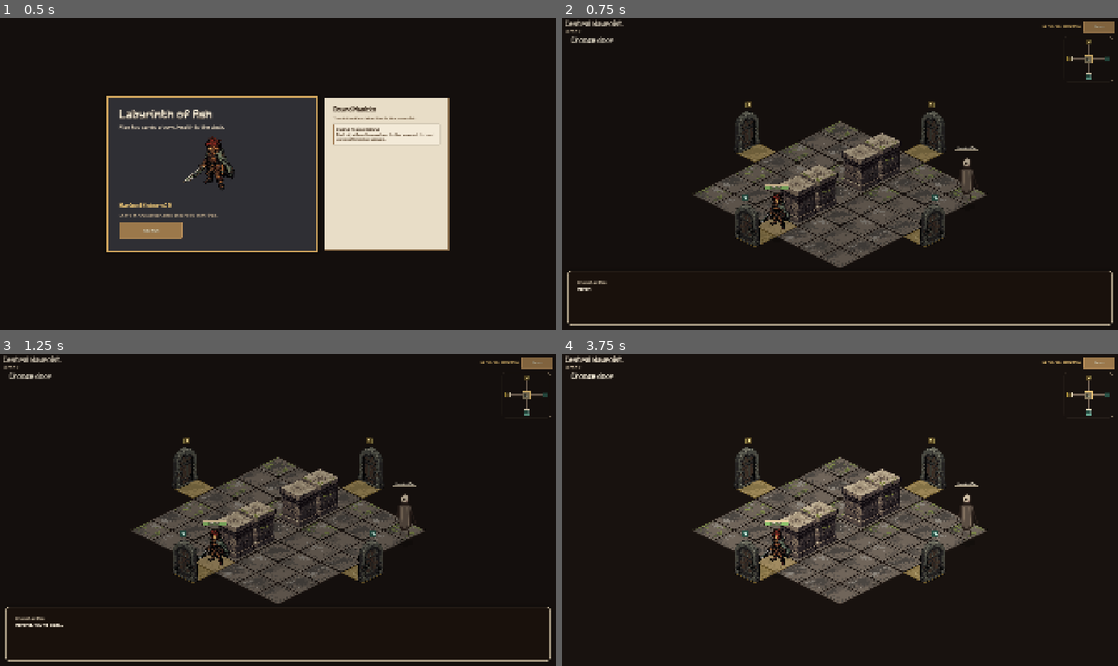
Above: before the commit, frames 1-4 (two rows, left to right).
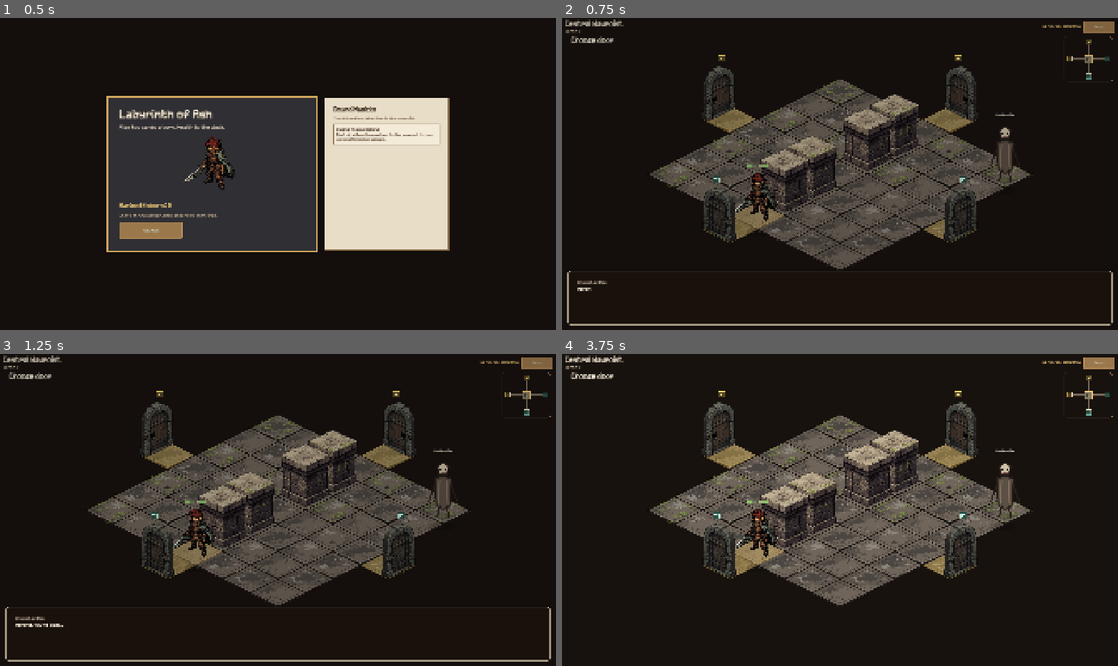
Above: after the commit, the same moments.

Repository: tyborg13/Labyrinth
Game: Godot game, scene res://scenes/main_menu.tscn
Two runs of this game, one before a commit and one after it. Both use one fixed random seed, a clock stepped at 60 frames per second and the inputs below.
Inputs (mouse positions are in pixels of both pictures, inside the frame that each line leads up to):
- Up to frame 1 (0.5 s): no input
- Up to frame 2 (0.75 s): click "New Run" at 0.5 s
- Up to frame 3 (1.25 s): no input
- Up to frame 4 (3.75 s): click "Menu" at 1.25 s; tap Enter (ui_accept) at 2, 2.75, 3.5 s; drag from (840, 516) to (895, 441) at 2.02 s; drag from (1090, 394) to (812, 572) at 2.77 s; move the mouse to (895, 441) at 3.52 s; click (895, 441) at 3.67 s

Frame 1 is identical in both runs. In frame 2, 18% of the frame differs, in the area x 15-85%, y 11-81%; in frame 3, 18%; in frame 4, 19%.

Commit message:
Zooming the board in to better utilize screen space

Diff:
--- a/scripts/combat_board_view.gd
+++ b/scripts/combat_board_view.gd
@@ -41,7 +41,7 @@
 const HUD_STACK_GAP: float = 0.0
 const ENEMY_HUD_VIEWPORT_MARGIN: float = 6.0
 const ENEMY_HUD_OFFSET_X_STEPS := [0.0, -24.0, 24.0, -48.0, 48.0, -72.0, 72.0]
-const ENEMY_HUD_OFFSET_Y_STEPS := [0.0, -18.0, -36.0, -54.0, -72.0]
+const ENEMY_HUD_OFFSET_Y_STEPS := [0.0, -18.0, 18.0, -36.0, 36.0, -54.0, 54.0, -72.0, 72.0]
 const FOREGROUND_OBSTRUCTION_TINT: Color = Color(1.0, 1.0, 1.0, 0.54)
 const IDLE_FRAME_SECONDS: float = 0.10
 const IDLE_SHEET_COLUMNS: int = 4
@@ -49,6 +49,12 @@
 const IDLE_SHEET_ORDER_ROW_MAJOR: String = "row_major"
 const IDLE_SHEET_ORDER_COLUMN_MAJOR: String = "column_major"
 const OUTER_WALL_RENDERING_ENABLED: bool = false
+const BOARD_SIDE_MARGIN: float = 36.0
+const BOARD_VERTICAL_MARGIN: float = 8.0
+const BOARD_TOP_CLEARANCE_SCALE: float = 0.74
+const BOARD_BOTTOM_CLEARANCE_SCALE: float = 0.30
+const BOARD_VERTICAL_BIAS: float = 0.22
+const BOARD_MAX_TILE_WIDTH: float = 190.0
 const DOOR_FRAME_WIDTH_SCALE: float = 1.4
 const DOOR_FRAME_HEIGHT_SCALE: float = 1.7
 const DOOR_BASELINE_OFFSET_SCALE: float = 0.425
@@ -115,6 +121,12 @@
 var _idle_animating: bool = false
 var _idle_elapsed: float = 0.0
 var _idle_tick: int = 0
+var _board_layout_cache_valid: bool = false
+var _board_layout_cache_size: Vector2 = Vector2(-1.0, -1.0)
+var _board_layout_cache_tiles: Array[Vector2i] = []
+var _board_layout_cache_extents: Dictionary = {}
+var _board_layout_cache_tile_width: float = 90.0
+var _board_layout_cache_origin: Vector2 = Vector2.ZERO
 
 func _ready() -> void:
 	mouse_filter = Control.MOUSE_FILTER_STOP
@@ -159,6 +171,7 @@
 	exit_tiles = next_exit_tiles.duplicate(true)
 	exit_icon_ids = next_exit_icon_ids.duplicate(true)
 	presentation = next_presentation.duplicate(true)
+	_invalidate_board_layout_cache()
 	_floor_variant_by_tile = _build_floor_variant_lookup(combat_state.get("grid", []))
 	_moss_tiles_by_surface = _build_moss_tile_lookup(combat_state.get("moss", {}))
 	_update_cursor_shape()
@@ -199,7 +212,7 @@
 		_draw_empty_state()
 		return
 	var grid: Array = combat_state.get("grid", [])
-	var tiles: Array[Vector2i] = _tiles_in_draw_order(grid)
+	var tiles: Array[Vector2i] = _rendered_tiles_in_draw_order()
 	for tile: Vector2i in tiles:
 		_draw_floor_tile(grid, tile)
 	for tile: Vector2i in tiles:
@@ -1132,6 +1145,12 @@
 	var tall_step: float = -ceilf(hud_bounds.size.y + 12.0)
 	if absf(tall_step) > 72.0 and not candidate_y_steps.has(tall_step):
 		candidate_y_steps.append(tall_step)
+	var top_escape_step: float = ceilf(viewport_bounds.position.y - hud_bounds.position.y)
+	if top_escape_step > 0.0 and not candidate_y_steps.has(top_escape_step):
+		candidate_y_steps.append(top_escape_step)
+	var bottom_escape_step: float = -ceilf(hud_bounds.end.y - viewport_bounds.end.y)
+	if bottom_escape_step < 0.0 and not candidate_y_steps.has(bottom_escape_step):
+		candidate_y_steps.append(bottom_escape_step)
 	var best_offset := Vector2.ZERO
 	var best_score: float = INF
 	for y_step_var: Variant in candidate_y_steps:
@@ -1881,6 +1900,10 @@
 	)
 	return tiles
 
+func _rendered_tiles_in_draw_order() -> Array[Vector2i]:
+	_ensure_board_layout_cache()
+	return _board_layout_cache_tiles
+
 func _tile_draws_before(a: Vector2i, b: Vector2i) -> bool:
 	var a_score: int = a.x + a.y
 	var b_score: int = b.x + b.y
@@ -1890,17 +1913,19 @@
 
 func _tile_center(tile: Vector2i) -> Vector2:
 	var origin: Vector2 = _board_origin()
-	var half_w: float = _tile_width() * 0.5
-	var half_h: float = _tile_height() * 0.5
+	var tile_width: float = _tile_width()
+	var half_w: float = tile_width * 0.5
+	var half_h: float = tile_width * 0.25
 	return Vector2(
 		origin.x + float(tile.x - tile.y) * half_w,
 		origin.y + float(tile.x + tile.y) * half_h
 	)
 
 func _tile_step_offset(dir: Vector2i) -> Vector2:
+	var tile_width: float = _tile_width()
 	return Vector2(
-		float(dir.x - dir.y) * _tile_width() * 0.5,
-		float(dir.x + dir.y) * _tile_height() * 0.5
+		float(dir.x - dir.y) * tile_width * 0.5,
+		float(dir.x + dir.y) * tile_width * 0.25
 	)
 
 func world_position_for_tile(tile: Vector2i) -> Vector2:
@@ -1919,23 +1944,28 @@
 	])
 
 func _board_origin() -> Vector2:
-	var grid: Array = combat_state.get("grid", [])
-	var board_w: int = 8
-	var board_h: int = 8
-	if not grid.is_empty():
-		board_h = grid.size()
-		board_w = (grid[0] as Array).size()
-	var tile_width: float = _tile_width()
-	var half_height: float = _tile_height() * 0.5
-	var board_span_y: float = float(maxi(0, board_w + board_h - 2)) * half_height
-	var top_pad: float = _unit_size().y * 0.62
-	var bottom_pad: float = tile_width * 0.18
-	var origin_y: float = maxf(top_pad, (size.y - (board_span_y + top_pad + bottom_pad)) * 0.5 + top_pad)
-	return Vector2(size.x * 0.5, origin_y)
+	_ensure_board_layout_cache()
+	return _board_layout_cache_origin
+
+func _board_origin_for_extents(extents: Dictionary, tile_width: float) -> Vector2:
+	var half_height: float = tile_width * 0.25
+	var half_width: float = tile_width * 0.5
+	var min_diag: float = float(extents.get("min_diag", -4.0))
+	var max_diag: float = float(extents.get("max_diag", 4.0))
+	var min_sum: float = float(extents.get("min_sum", 0.0))
+	var content_width: float = _board_layout_width_units(extents) * tile_width
+	var content_height: float = _board_layout_height_units(extents) * tile_width
+	var available_width: float = maxf(1.0, size.x - BOARD_SIDE_MARGIN * 2.0)
+	var available_height: float = maxf(1.0, size.y - BOARD_VERTICAL_MARGIN * 2.0)
+	var content_left: float = BOARD_SIDE_MARGIN + maxf(0.0, (available_width - content_width) * 0.5)
+	var content_top: float = BOARD_VERTICAL_MARGIN + maxf(0.0, (available_height - content_height) * BOARD_VERTICAL_BIAS)
+	var target_center_x: float = content_left + content_width * 0.5
+	var origin_x: float = target_center_x - ((min_diag + max_diag) * 0.5 * half_width)
+	var origin_y: float = content_top + tile_width * BOARD_TOP_CLEARANCE_SCALE - min_sum * half_height
+	return Vector2(origin_x, origin_y)
 
 func _tile_at_point(point: Vector2) -> Vector2i:
-	var grid: Array = combat_state.get("grid", [])
-	var tiles: Array[Vector2i] = _tiles_in_draw_order(grid)
+	var tiles: Array[Vector2i] = _rendered_tiles_in_draw_order()
 	for index: int in range(tiles.size() - 1, -1, -1):
 		var tile: Vector2i = tiles[index]
 		if Geometry2D.is_point_in_polygon(point, _tile_polygon(tile)):
@@ -1944,9 +1974,11 @@
 
 func _draw_shadow(center: Vector2) -> void:
 	var points := PackedVector2Array()
+	var tile_width: float = _tile_width()
+	var tile_height: float = tile_width * 0.5
 	for step: int in range(18):
 		var angle: float = TAU * float(step) / 18.0
-		points.append(center + Vector2(cos(angle) * _tile_width() * 0.20, sin(angle) * _tile_height() * 0.17))
+		points.append(center + Vector2(cos(angle) * tile_width * 0.20, sin(angle) * tile_height * 0.17))
 	draw_colored_polygon(points, Color(0.0, 0.0, 0.0, 0.18))
 
 func _vector2i_array(values: Array) -> Array[Vector2i]:
@@ -1957,16 +1989,72 @@
 	return result
 
 func _tile_width() -> float:
+	_ensure_board_layout_cache()
+	return _board_layout_cache_tile_width
+
+func _tile_width_for_extents(extents: Dictionary) -> float:
+	var width_units: float = _board_layout_width_units(extents)
+	var height_units: float = _board_layout_height_units(extents)
+	var available_width: float = maxf(1.0, size.x - BOARD_SIDE_MARGIN * 2.0)
+	var available_height: float = maxf(1.0, size.y - BOARD_VERTICAL_MARGIN * 2.0)
+	var width_based: float = available_width / maxf(1.0, width_units)
+	var height_based: float = available_height / maxf(1.0, height_units)
+	return clampf(minf(width_based, height_based), 90.0, BOARD_MAX_TILE_WIDTH)
+
+func _board_layout_width_units(extents: Dictionary) -> float:
+	var diag_span: float = maxf(0.0, float(extents.get("max_diag", 4.0)) - float(extents.get("min_diag", -4.0)))
+	return diag_span * 0.5 + 1.0
+
+func _board_layout_height_units(extents: Dictionary) -> float:
+	var sum_span: float = maxf(0.0, float(extents.get("max_sum", 14.0)) - float(extents.get("min_sum", 0.0)))
+	return sum_span * 0.25 + BOARD_TOP_CLEARANCE_SCALE + BOARD_BOTTOM_CLEARANCE_SCALE
+
+func _board_layout_extents() -> Dictionary:
+	_ensure_board_layout_cache()
+	return _board_layout_cache_extents
+
+func _board_layout_extents_for_tiles(tiles: Array[Vector2i]) -> Dictionary:
+	if tiles.is_empty():
+		return {
+			"min_diag": -4.0,
+			"max_diag": 4.0,
+			"min_sum": 0.0,
+			"max_sum": 14.0
+		}
+	var min_diag: int = tiles[0].x - tiles[0].y
+	var max_diag: int = min_diag
+	var min_sum: int = tiles[0].x + tiles[0].y
+	var max_sum: int = min_sum
+	for tile: Vector2i in tiles:
+		var diag: int = tile.x - tile.y
+		var sum: int = tile.x + tile.y
+		min_diag = mini(min_diag, diag)
+		max_diag = maxi(max_diag, diag)
+		min_sum = mini(min_sum, sum)
+		max_sum = maxi(max_sum, sum)
+	return {
+		"min_diag": min_diag,
+		"max_diag": max_diag,
+		"min_sum": min_sum,
+		"max_sum": max_sum
+	}
+
+func _invalidate_board_layout_cache() -> void:
+	_board_layout_cache_valid = false
+
+func _ensure_board_layout_cache() -> void:
+	if _board_layout_cache_valid and _board_layout_cache_size == size:
+		return
 	var grid: Array = combat_state.get("grid", [])
-	var board_w: int = 8
-	var board_h: int = 8
-	if not grid.is_empty():
-		board_h = grid.size()
-		board_w = (grid[0] as Array).size()
-	var span: float = float(maxi(2, board_w + board_h))
-	var width_based: float = (size.x - 96.0) * 2.0 / span
-	var height_based: float = (size.y - 96.0) * 4.0 / span
-	return clampf(minf(width_based, height_based), 90.0, 146.0)
+	var tiles: Array[Vector2i] = _tiles_in_draw_order(grid)
+	var extents: Dictionary = _board_layout_extents_for_tiles(tiles)
+	var tile_width: float = _tile_width_for_extents(extents)
+	_board_layout_cache_size = size
+	_board_layout_cache_tiles = tiles
+	_board_layout_cache_extents = extents
+	_board_layout_cache_tile_width = tile_width
+	_board_layout_cache_origin = _board_origin_for_extents(extents, tile_width)
+	_board_layout_cache_valid = true
 
 func _tile_height() -> float:
 	return _tile_width() * 0.5
--- a/tests/run_tests.gd
+++ b/tests/run_tests.gd
@@ -63,6 +63,7 @@
 	_test_enemy_intent_name_reserves_header_line()
 	_test_enemy_hud_layout_stays_centered_when_clear()
 	_test_enemy_hud_layout_offsets_away_from_reserved_ui()
+	_test_enemy_hud_layout_offsets_down_from_top_edge()
 	_test_enemy_art_scale_preserves_center()
 	_test_enemy_art_offset_shifts_sprite_vertically()
 	_test_enemy_intent_popup_expands_for_long_titles()
@@ -71,6 +72,7 @@
 	_test_acolyte_idle_sheet_honors_row_major_layout()
 	_test_acolyte_idle_speed_matches_default_cadence()
 	_test_unit_hud_stacks_above_sprite_art()
+	_test_combat_board_zooms_to_rendered_room_bounds()
 	_test_foreground_props_fade_when_covering_behind_units()
 	_test_pillar_art_fits_bottom_center_without_stretching()
 	_test_pillar_moss_overlay_is_anchored_to_pillar_cap()
@@ -1036,6 +1038,17 @@
 	_assert(health_rect.position.y + health_rect.size.y <= art_top_y - 5.5, "Unit health bars should sit clear of the sprite art")
 	_assert(is_equal_approx(intent_rect.position.y + intent_rect.size.y, health_rect.position.y), "Enemy intent popups should stack directly above health bars")
 
+func _test_combat_board_zooms_to_rendered_room_bounds() -> void:
+	var board := CombatBoardView.new()
+	board.size = Vector2(1900.0, 790.0)
+	board.set("combat_state", {"grid": _simple_grid()})
+	var tile_width: float = board.call("_tile_width")
+	var top_inner_tile: Vector2 = board.call("_tile_center", Vector2i(1, 1))
+	var bottom_inner_tile: Vector2 = board.call("_tile_center", Vector2i(6, 6))
+	_assert(tile_width > 160.0, "Combat board should zoom past the old conservative tile cap on large stage space")
+	_assert(top_inner_tile.y < 220.0, "Combat board layout should use hidden-wall-free bounds and sit higher in the stage")
+	_assert(bottom_inner_tile.y + tile_width * 0.30 < board.size.y - 24.0, "Combat board should keep the lower room clear of the hand area")
+
 func _test_enemy_intent_name_reserves_header_line() -> void:
 	var board := CombatBoardView.new()
 	var attack_intent := {
@@ -1053,7 +1066,7 @@
 	var board := CombatBoardView.new()
 	board.size = Vector2(960.0, 680.0)
 	var font: Font = load("res://fonts/LabyrinthCrumble-Regular.tres")
-	var center := Vector2(320.0, 240.0)
+	var center := Vector2(320.0, 320.0)
 	var enemy := {
 		"type": "harrier",
 		"role": "enemy",
@@ -1094,6 +1107,24 @@
 		var rect: Rect2 = rect_var
 		_assert(not rect.intersects(health_rect, false), "Shifted enemy HUD pieces should clear the reserved health bar space")
 		_assert(not rect.intersects(intent_rect, false), "Shifted enemy HUD pieces should clear the reserved intent space")
+
+func _test_enemy_hud_layout_offsets_down_from_top_edge() -> void:
+	var board := CombatBoardView.new()
+	board.size = Vector2(960.0, 680.0)
+	var font: Font = load("res://fonts/LabyrinthCrumble-Regular.tres")
+	var enemy := {
+		"type": "harrier",
+		"role": "enemy",
+		"intent": {
+			"name": "Pelt",
+			"actions": [{"type": "ranged", "damage": 4, "range": 4}]
+		}
+	}
+	var layout: Dictionary = board.call("_enemy_hud_layout", enemy, Vector2(480.0, 215.0), [], font)
+	var intent_rect: Rect2 = layout.get("intent_rect", Rect2())
+	var offset: Vector2 = layout.get("offset", Vector2.ZERO)
+	_assert(offset.y > 0.0, "Enemy HUD layout should move downward when a top-edge intent would clip offscreen")
+	_assert(intent_rect.position.y >= 6.0, "Top-edge enemy intents should remain inside the board viewport")
 
 func _test_enemy_art_scale_preserves_center() -> void:
 	var board := CombatBoardView.new()
Not shown, changed: .codex/memento/shared/current.json
Not shown, changed: .codex/memento/shared/archive.jsonl
Not shown, changed: .codex/memento/shared/events.jsonl
